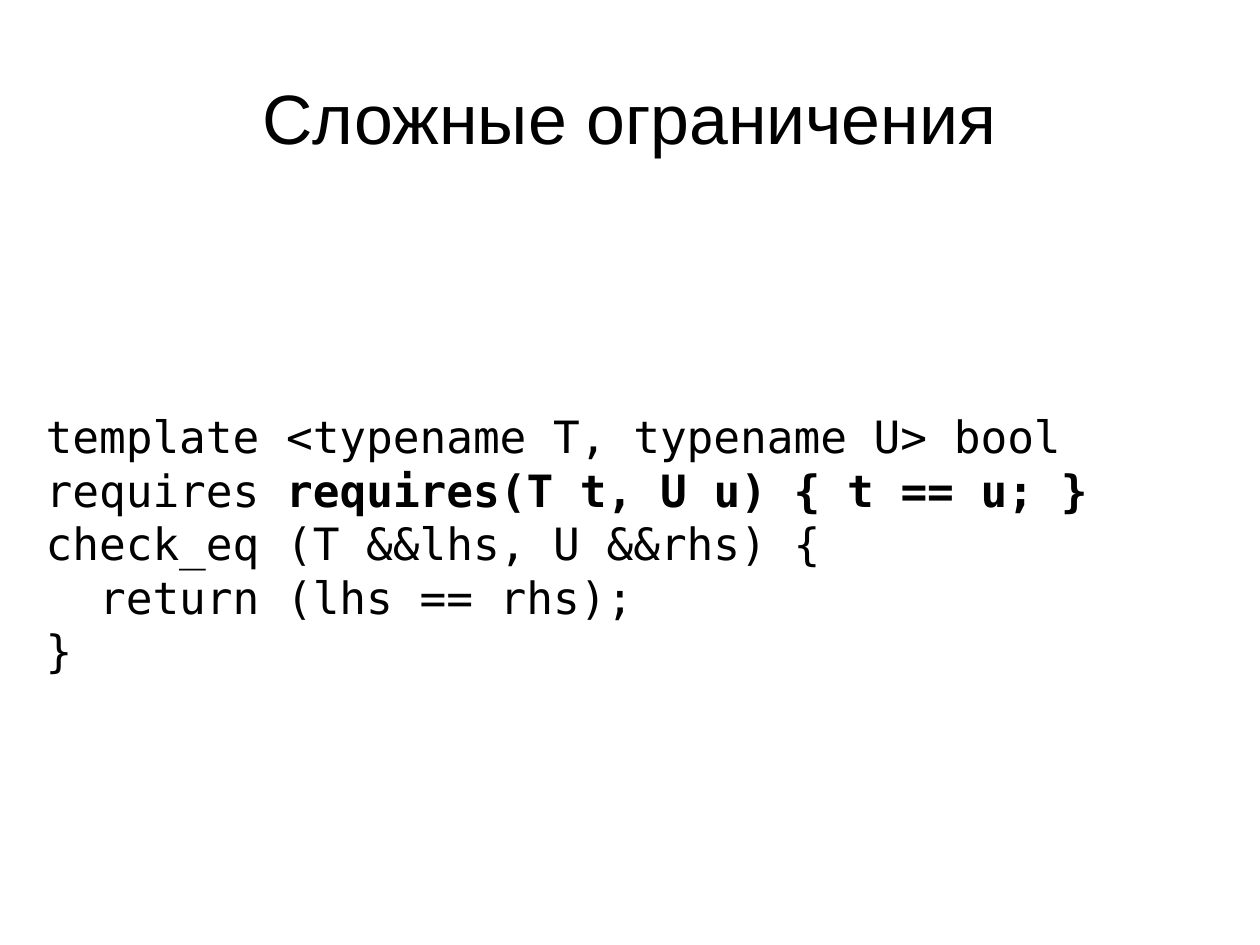
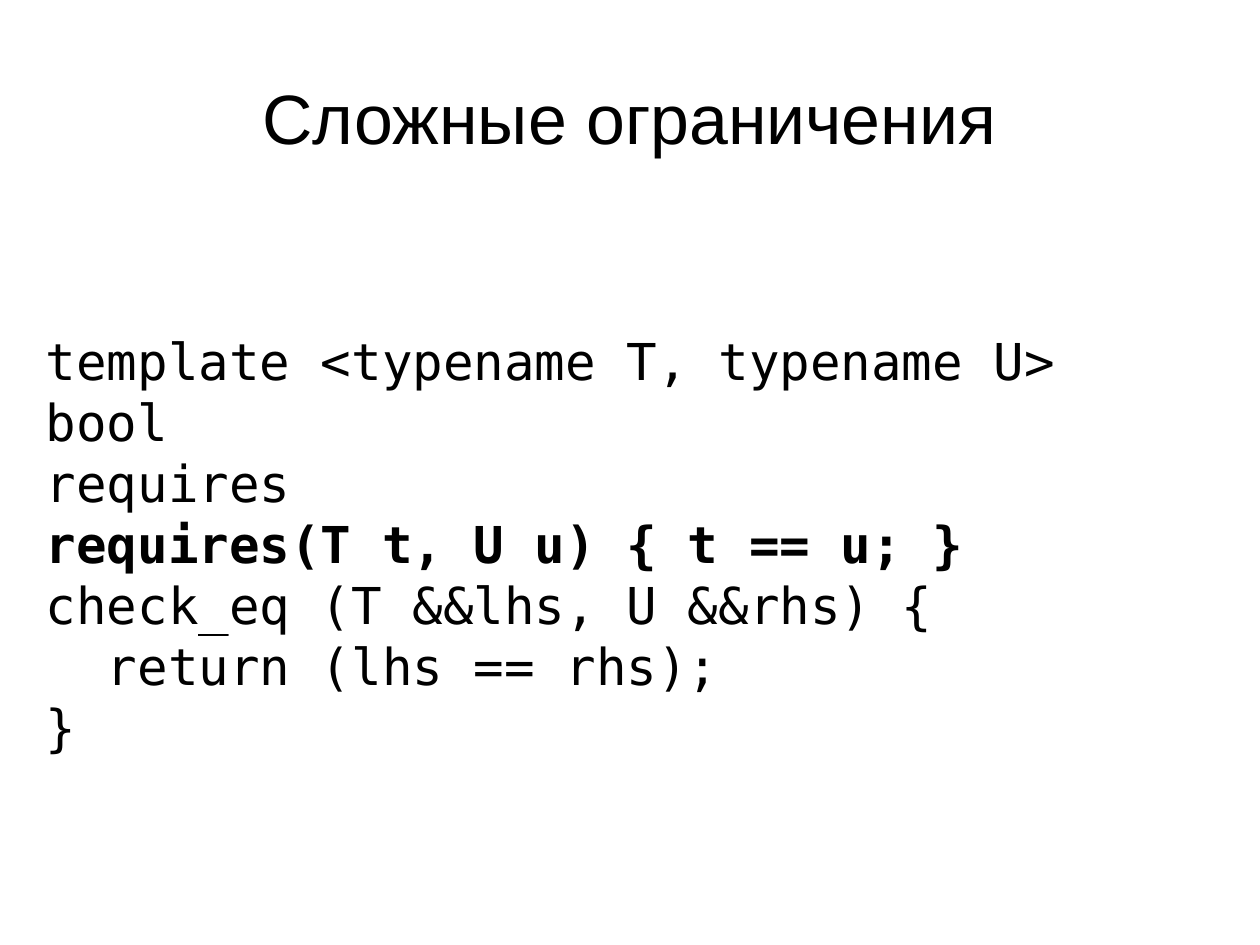
Before and after one commit to MIPT-ILab/cpp-lects-rus, a slide deck: slide 26 of cpp_code/concepts-talk/concepts.odp (slide 23 before the commit). Drawn at 1260x945 pixels with LibreOffice and Linux fonts; fonts in the diff are those of the drawing. Boxes give left, top, right and bottom in pixels: in the first picture for what was removed or moved away, otherwise in the second. Text is boxed around its words. In the diff, an @@ line names an element or a change of style, - is before the commit and + after.

```diff
--- a/cpp_code/concepts-talk/concepts.odp
+++ b/cpp_code/concepts-talk/concepts.odp
@@ text at (46, 341, 1055, 692): size 28 to 32 pt in "template <typename T, typename U> bool", "check_eq (T &&lhs, U &&rhs) {", "return (lhs == rhs);", "}" @@
@@ text at (46, 463, 902, 574): text changed; size 28 to 32 pt @@
-requires requires(T t, U u) { t == u; }
+requires
+requires(T t, U u) { t == u; }
```
Also in this commit, not shown: 29 other slides changed, 16 slides added, 2 slides removed, 2 other files.
